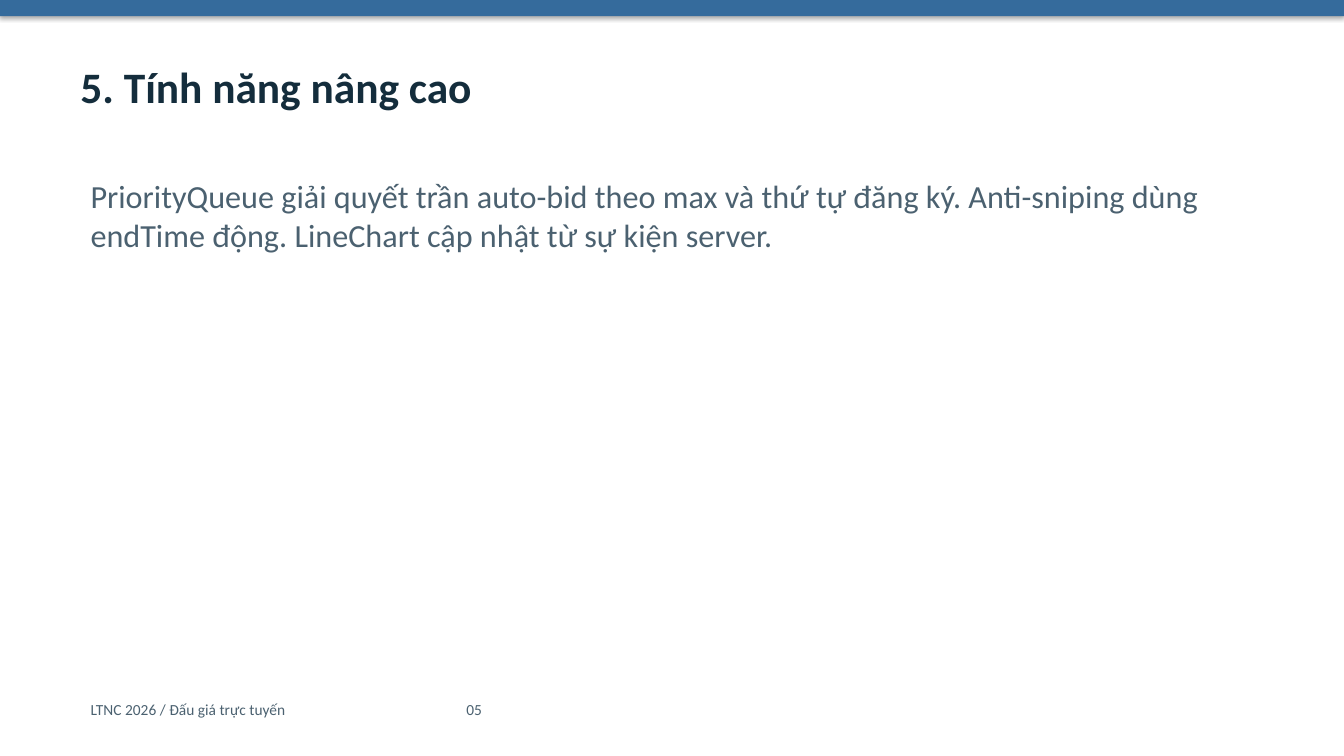
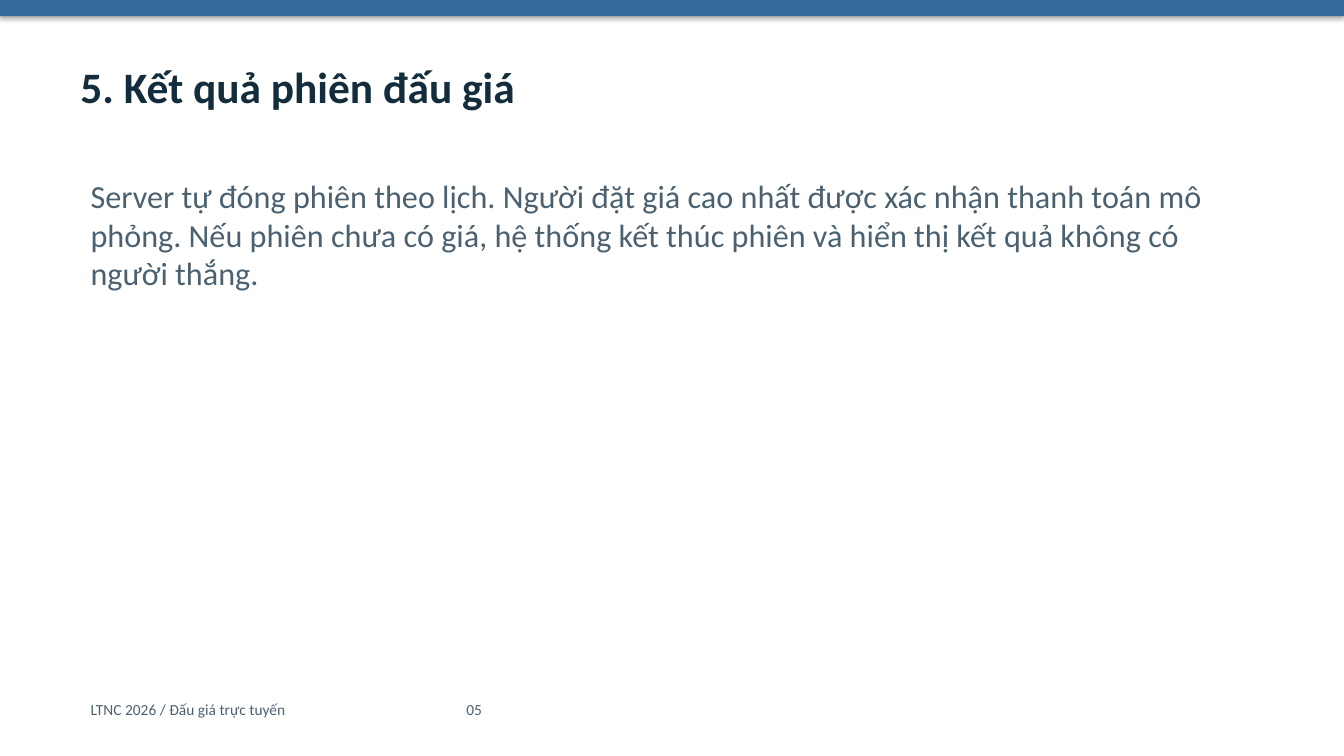
Before and after one commit to lphucxyz-alt/auction-system, a slide deck: slide 5 of docs/presentation.pptx. Drawn at 1344x756 pixels with LibreOffice and Linux fonts; fonts in the diff are those of the drawing. Boxes give left, top, right and bottom in pixels: in the first picture for what was removed or moved away, otherwise in the second. Text is boxed around its words. In the diff, an @@ line names an element or a change of style, - is before the commit and + after.

```diff
--- a/docs/presentation.pptx
+++ b/docs/presentation.pptx
@@ text at [80, 70, 515, 111]: text changed @@
-5. Tính năng nâng cao
+5. Kết quả phiên đấu giá
@@ text at [91, 184, 1202, 291]: text changed @@
-PriorityQueue giải quyết trần auto-bid theo max và thứ tự đăng ký. Anti-sniping dùng endTime động. LineChart cập nhật từ sự kiện server.
+Server tự đóng phiên theo lịch. Người đặt giá cao nhất được xác nhận thanh toán mô phỏng. Nếu phiên chưa có giá, hệ thống kết thúc phiên và hiển thị kết quả không có người thắng.
```
Also in this commit, not shown: 2 other slides changed, 56 other files.
